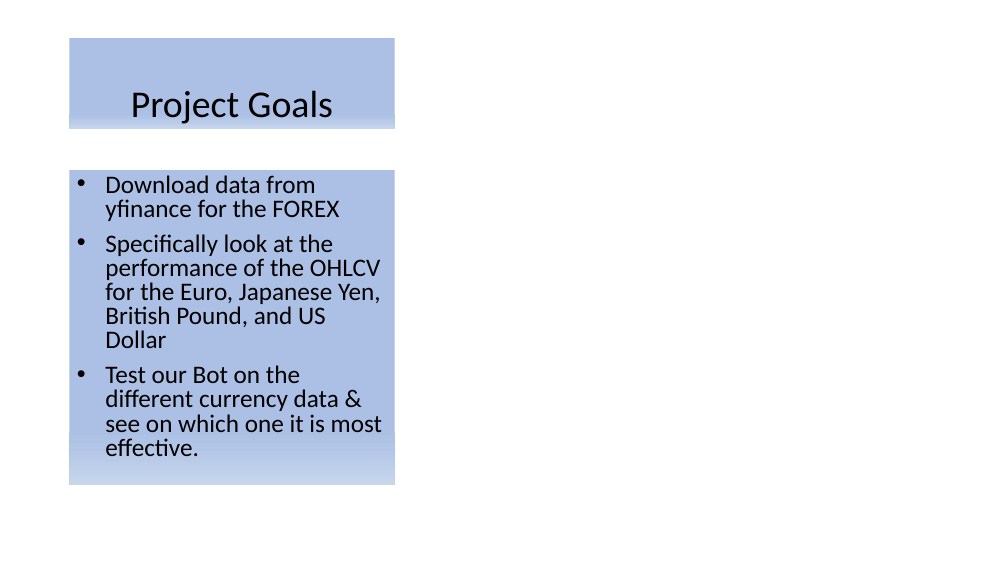
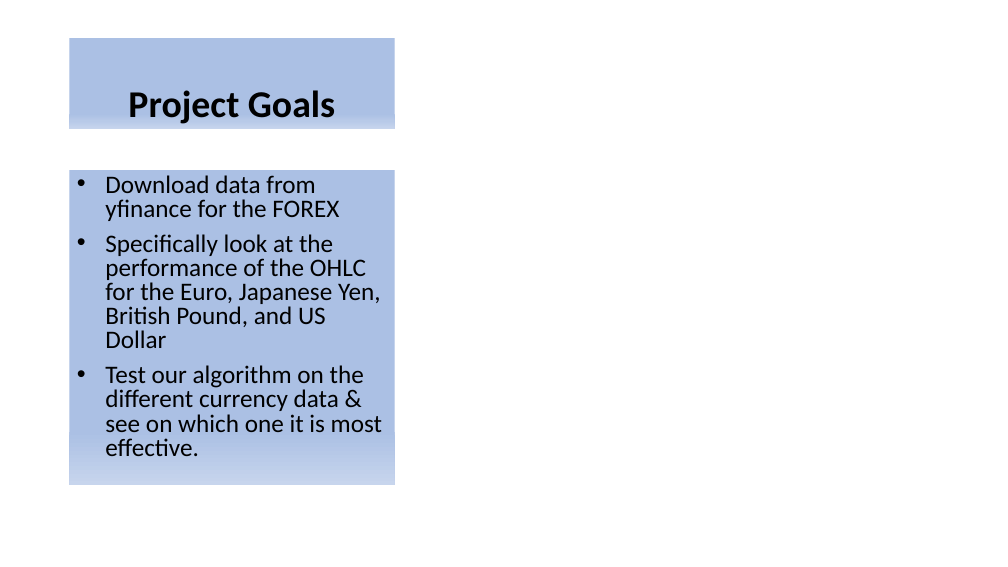
Before and after one commit to nestor39/trading_algorithm, a slide deck: slide 6 of Project_3.pptx (slide 4 before the commit). Drawn at 1008x567 pixels with LibreOffice and Linux fonts; fonts in the diff are those of the drawing; grey boxes stand for pictures. Boxes give left, top, right and bottom in pixels: in the first picture for what was removed or moved away, otherwise in the second. Text is boxed around its words. In the diff, an @@ line names an element or a change of style, - is before the commit and + after.

```diff
--- a/Project_3.pptx
+++ b/Project_3.pptx
@@ title "Project Goals" at (70,38,395,129): bold on @@
@@ text at (105,234,382,456): text changed @@
-• Specifically look at the performance of the OHLCV for the Euro, Japanese Yen, British Pound, and US Dollar
-• Test our Bot on the different currency data & see on which one it is most effective.
+• Specifically look at the performance of the OHLC for the Euro, Japanese Yen, British Pound, and US Dollar
+• Test our algorithm on the different currency data & see on which one it is most effective.
```
Also in this commit, not shown: 7 other slides changed, 2 slides added, 2 other files.
